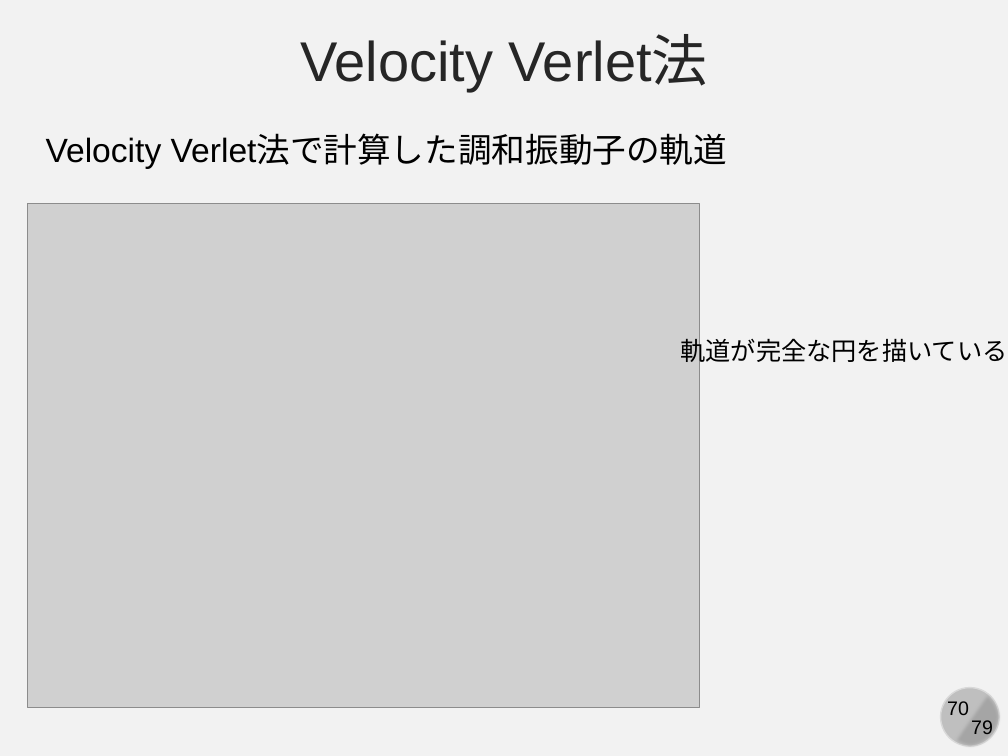
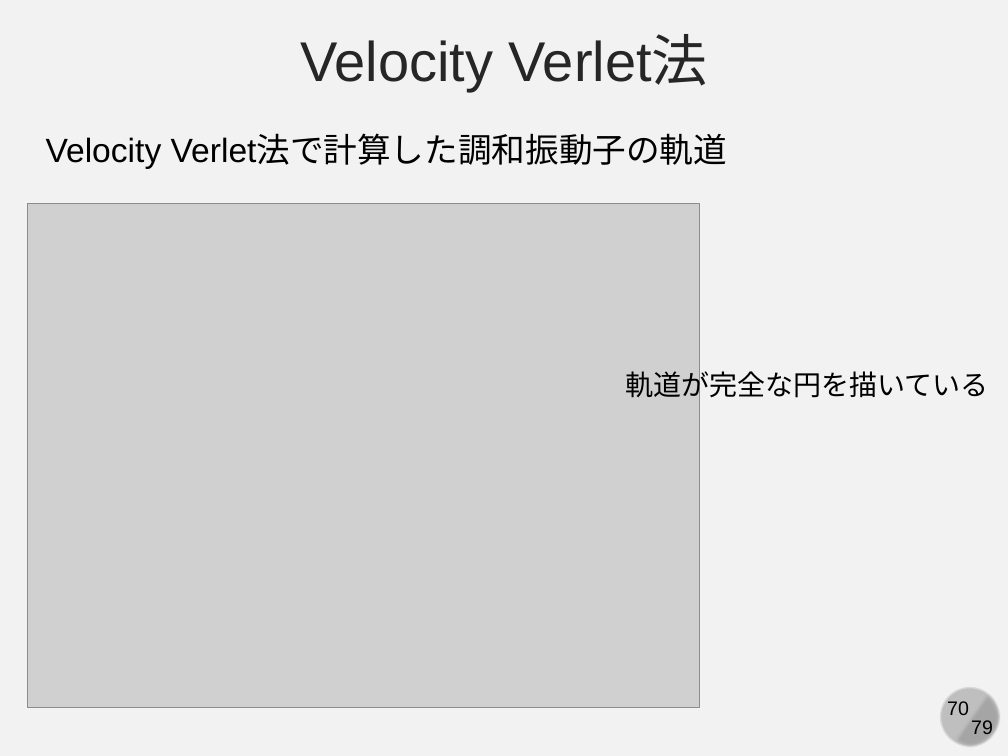
Before and after one commit to kaityo256/simulation_engineering, a slide deck: slide 70 of 05_md_basic/simulation05.pptx. Drawn at 1008x756 pixels with LibreOffice and Linux fonts; fonts in the diff are those of the drawing; grey boxes stand for pictures. Boxes give left, top, right and bottom in pixels: in the first picture for what was removed or moved away, otherwise in the second. Text is boxed around its words. In the diff, an @@ line names an element or a change of style, - is before the commit and + after.

```diff
--- a/05_md_basic/simulation05.pptx
+++ b/05_md_basic/simulation05.pptx
@@ text "軌道が完全な円を描いている": place and size @@
-text "軌道が完全な円を描いている" at bbox=[681, 334, 1008, 366]
+text "軌道が完全な円を描いている" at bbox=[625, 367, 989, 403]
@@ text "軌道が完全な円を描いている" at bbox=[625, 367, 989, 403]: size 18 to 20 pt @@
```
Also in this commit, not shown: 9 slides added.
